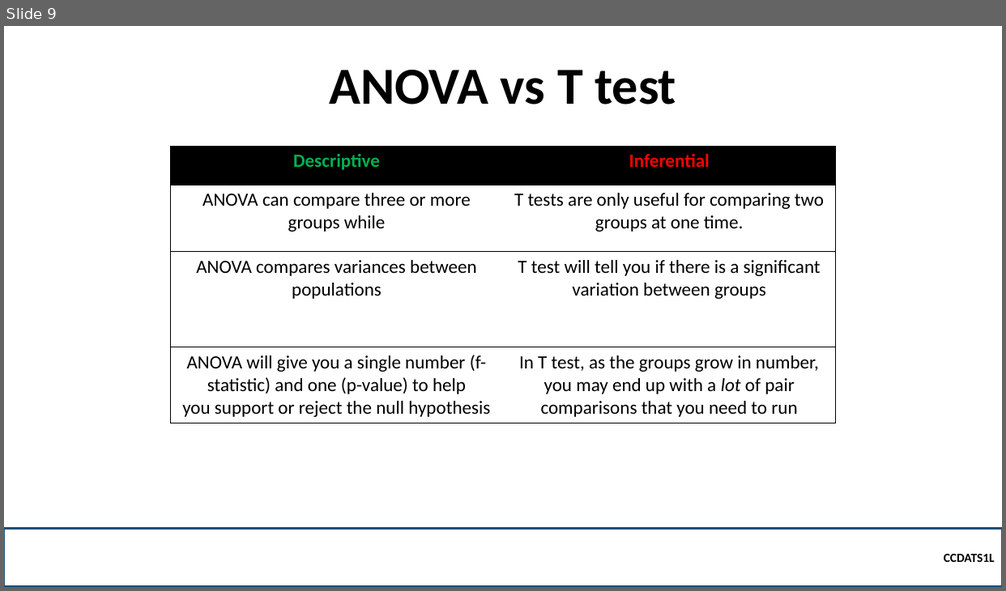
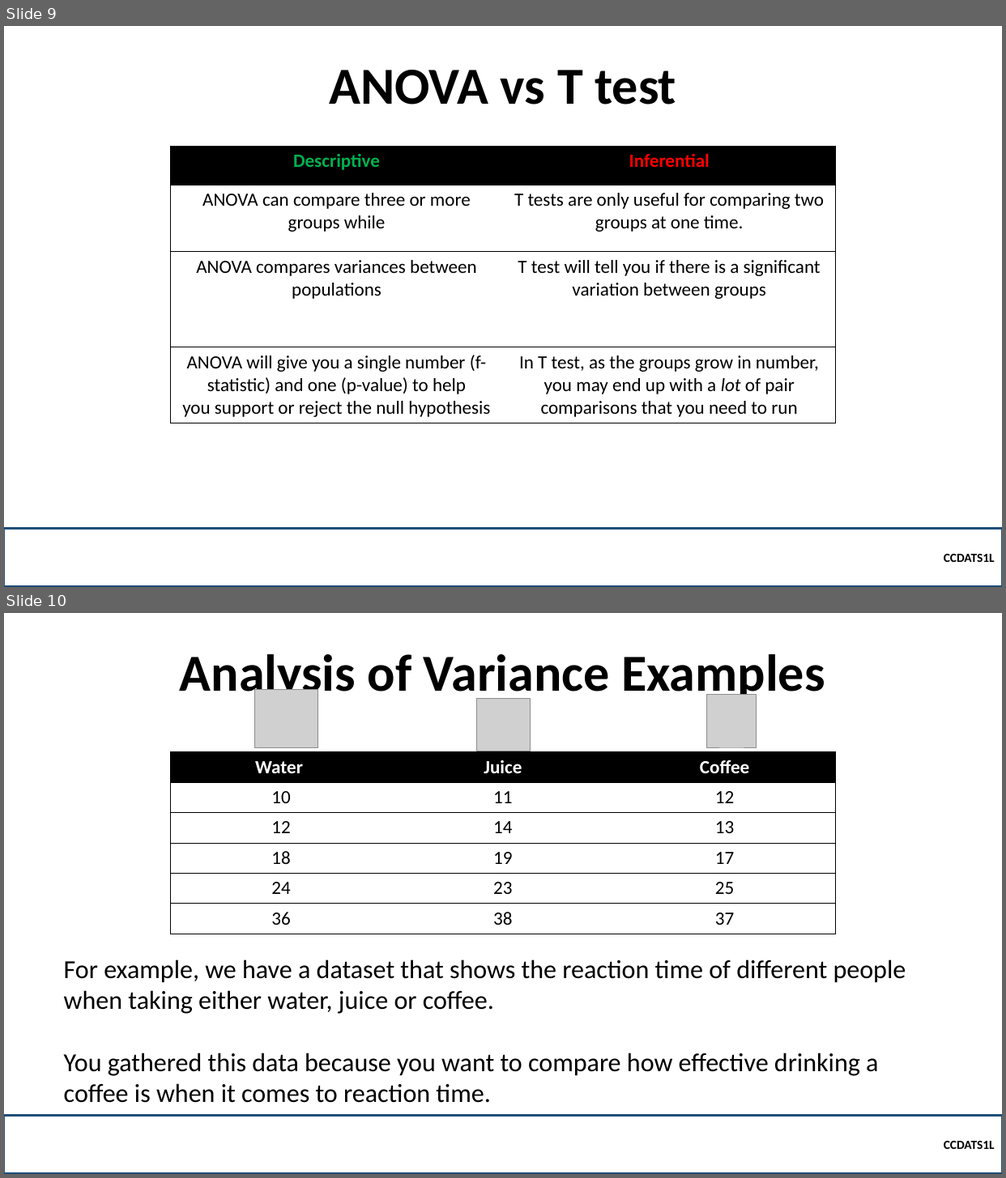
Before and after one commit to robitussin/CCDATS1L, a slide deck: week 10/Analysis of Variance.pptx. Shown one above the other, each under a label of ours: slide 9 before the commit, slides 9 and 10 after it. The pictures are 1006x591 and 1006x1178 pixels, drawn with LibreOffice and Linux fonts; fonts in the diff are those of the drawing; grey boxes stand for pictures; background and template pictures are left out. Boxes give left, top, right and bottom in pixels: in the first picture for what was removed or moved away, otherwise in the second. Text is boxed around its words. In the diff, an @@ line names an element or a change of style, - is before the commit and + after.

```diff
--- a/week 10/Analysis of Variance.pptx
+++ b/week 10/Analysis of Variance.pptx
@@ slide 10 added at (4,613,1002,1174), background picture (left out) @@
@@ title added at (180,654,825,703), 50 pt, text #000000, bold @@
+Analysis of Variance Examples
@@ picture added at (255,689,317,747) @@
@@ picture added at (477,698,530,752) @@
@@ picture added at (707,695,756,747) @@
@@ table added at (170,752,835,934), 6 rows, 3 columns @@
+Water | Juice | Coffee
+10 | 11 | 12
+12 | 14 | 13
+18 | 19 | 17
+24 | 23 | 25
+36 | 38 | 37
@@ text added at (64,960,906,1103), 25 pt, text #000000 @@
+For example, we have a dataset that shows the reaction time of different people when taking either water, juice or coffee.
+You gathered this data because you want to compare how effective drinking a coffee is when it comes to reaction time.
@@ rectangle added at (4,1115,1002,1174), outline #1F4E79 2.25 pt, 12 pt, text #000000, bold @@
+  CCDATS1L
```
Also in this commit, not shown: 1 slide changed, 16 other slides added, 2 other files.
